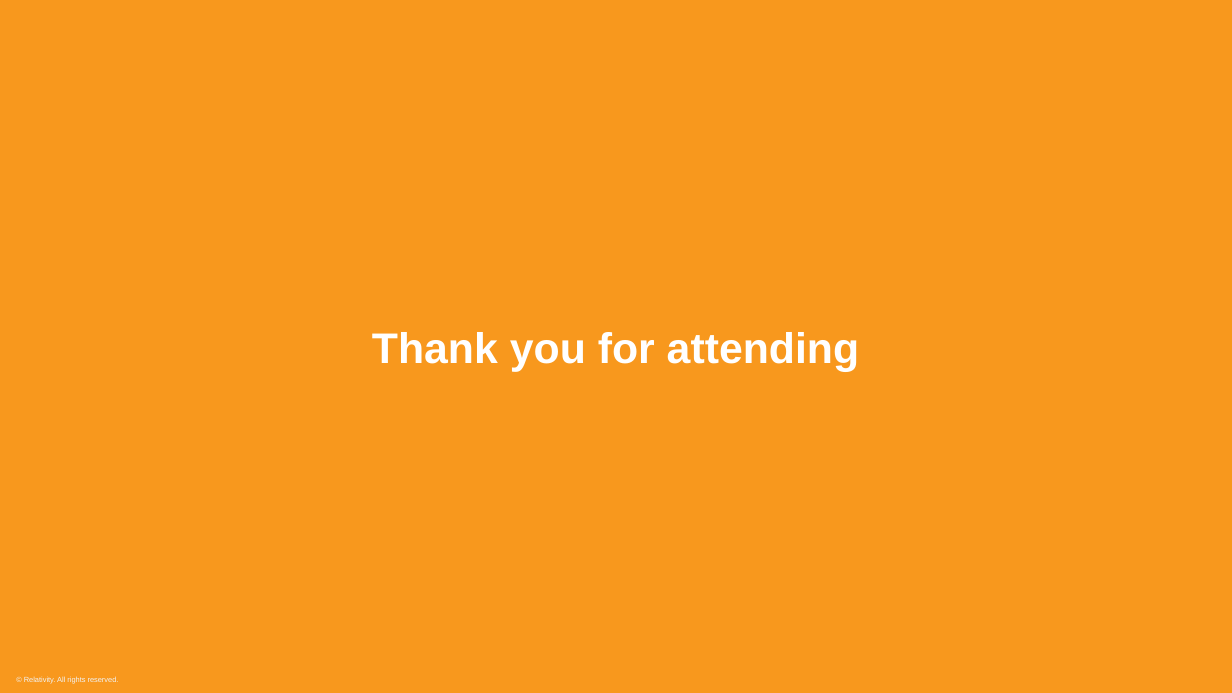
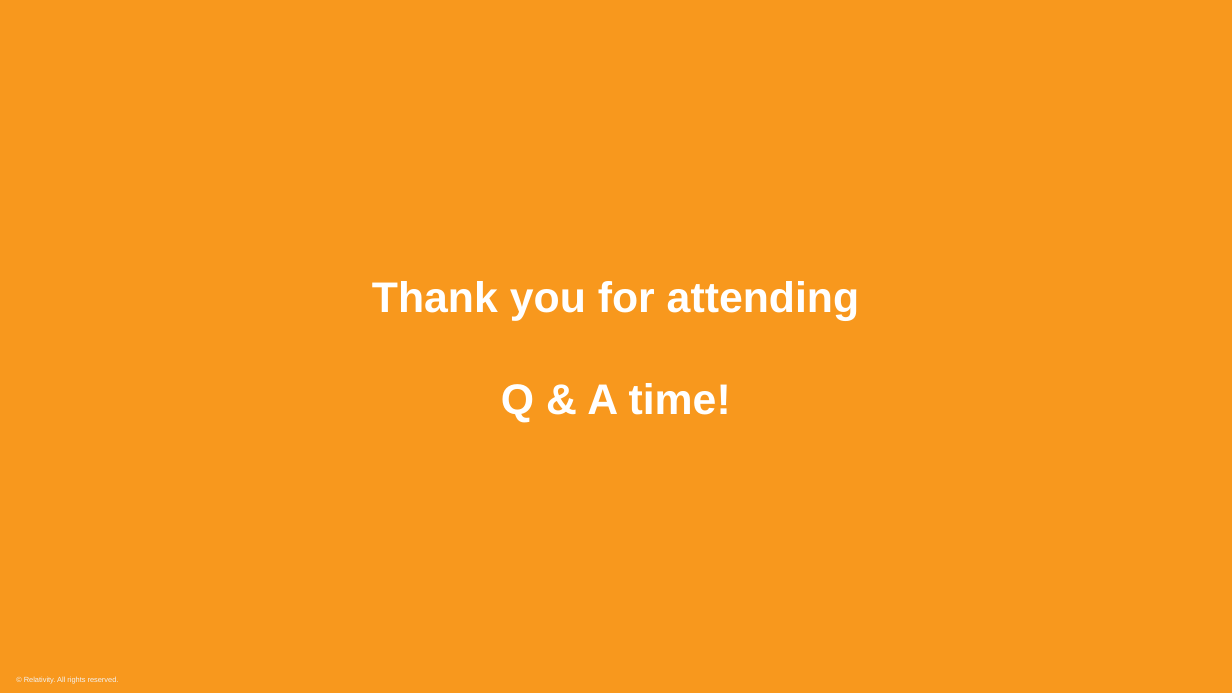
Before and after one commit to KonradGalczynski/Learning, a slide deck: slide 18 of MutationTesting/Are my units testing well.pptx (slide 15 before the commit). Drawn at 1232x693 pixels with LibreOffice and Linux fonts; fonts in the diff are those of the drawing; background and template pictures are left out; a plain dark background stands for a picture behind light text. Boxes give left, top, right and bottom in pixels: in the first picture for what was removed or moved away, otherwise in the second. Text is boxed around its words. In the diff, an @@ line names an element or a change of style, - is before the commit and + after.

```diff
--- a/MutationTesting/Are my units testing well.pptx
+++ b/MutationTesting/Are my units testing well.pptx
@@ title at [372,281,860,423]: text changed @@
-Thank you for attending
+Thank you for attending
+Q & A time!
```
Also in this commit, not shown: 4 other slides changed, 4 slides added.
